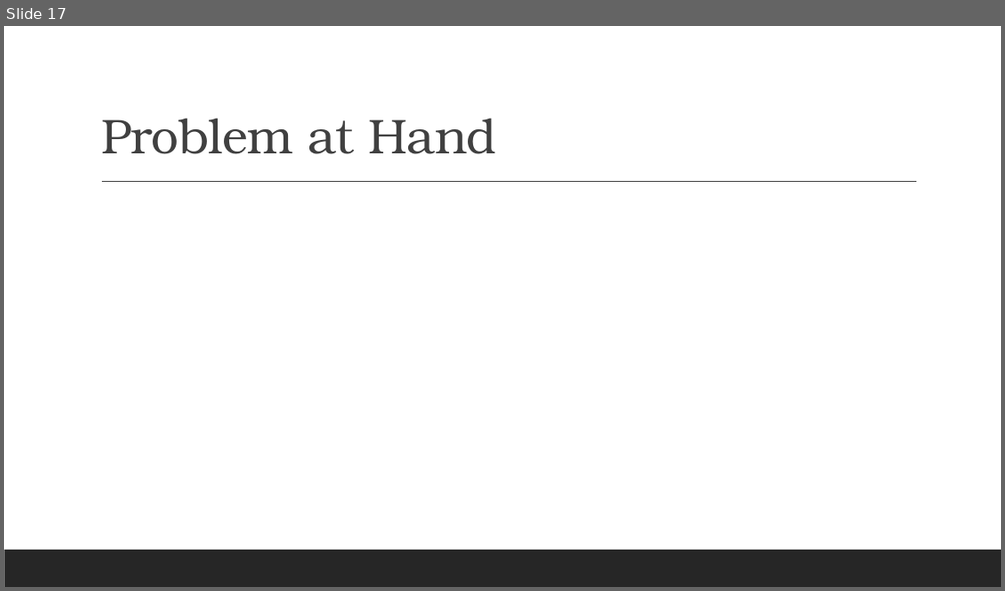
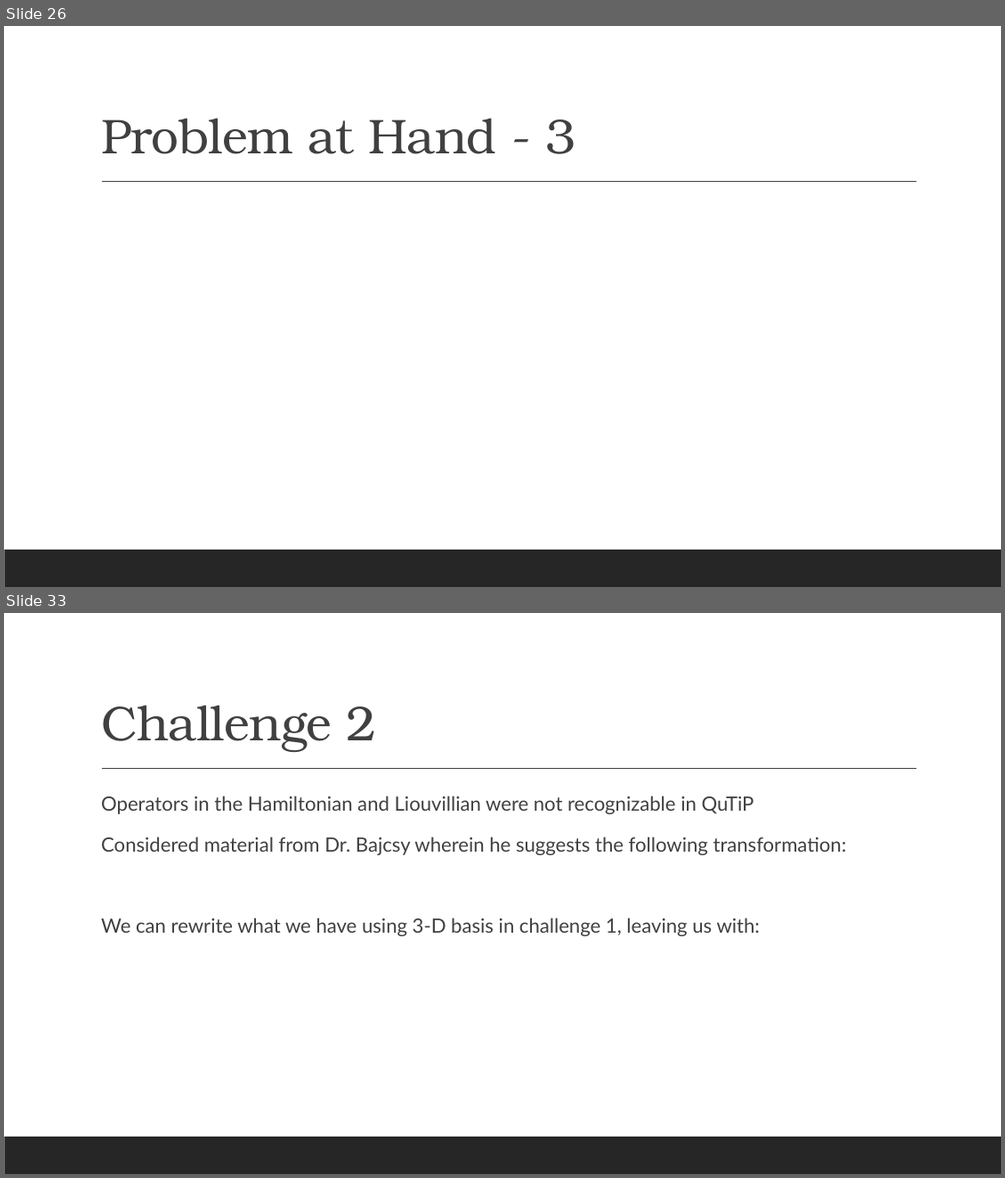
Before and after one commit to Suthendran/PHYS-437-B-Thesis, a slide deck: Electron Musical Chairs.pptx. Shown one above the other, each under a label of ours: slide 17 before the commit, slides 26 and 33 after it; the slides between them are not shown. The pictures are 1005x591 and 1005x1178 pixels, drawn with LibreOffice and Linux fonts; fonts in the diff are those of the drawing; grey boxes stand for pictures. Boxes give left, top, right and bottom in pixels: in the first picture for what was removed or moved away, otherwise in the second. Text is boxed around its words. In the diff, an @@ line names an element or a change of style, - is before the commit and + after.

```diff
--- a/Electron Musical Chairs.pptx
+++ b/Electron Musical Chairs.pptx
@@ slide 33 added at <box>4,613,1001,1174</box>, background #FFFFFF; not listed: 2 template elements that a slide beside it also shows @@
@@ title added at <box>101,705,376,752</box>, 47 pt, text #404040 @@
+Challenge 2
@@ text added at <box>101,795,847,936</box>, 19 pt, text #404040 @@
+  Operators in the Hamiltonian and Liouvillian were not recognizable in QuTiP
+  Considered material from Dr. Bajcsy wherein he suggests the following transformation:
+  We can rewrite what we have using 3-D basis in challenge 1, leaving us with:
@@ what was slide 17 is now slide 26 @@
@@ slide 26 changed as well @@
@@ title at <box>101,118,575,154</box>: text changed @@
-Problem at Hand
+Problem at Hand - 3
```
Also in this commit, not shown: 7 other slides changed, 27 other slides added, 4 slides removed, 1 other file.
